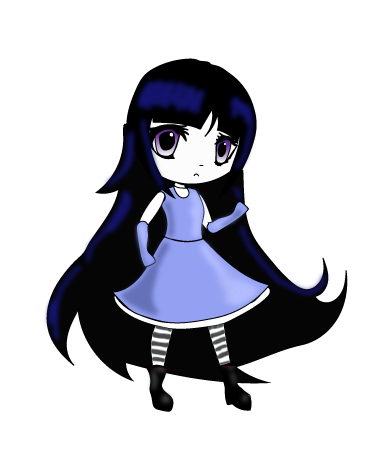
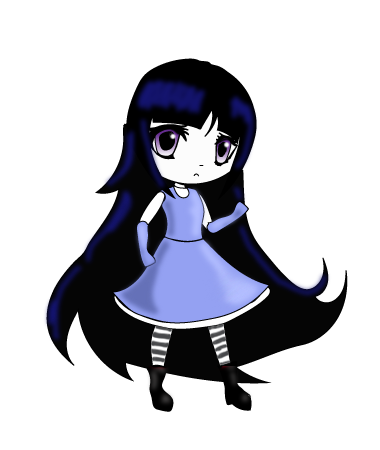
Two versions of the same layered image (380x450). Layer-by-layer changes:
added layer "eye hilites" above "pupil fills" over [left=169, top=132, right=231, bottom=149]
added layer "pupil fills" above "arm hilites" over [left=169, top=132, right=227, bottom=153]
added layer "arm hilites" above "arm shadows" over [left=133, top=132, right=262, bottom=301]
removed layer "Layer 1" over [left=118, top=132, right=262, bottom=319]
added layer "hair hilites" above "dress hilites and shadows" over [left=118, top=132, right=262, bottom=319]
added layer "dress hilites and shadows" above "boot hilites" over [left=118, top=186, right=262, bottom=319]
